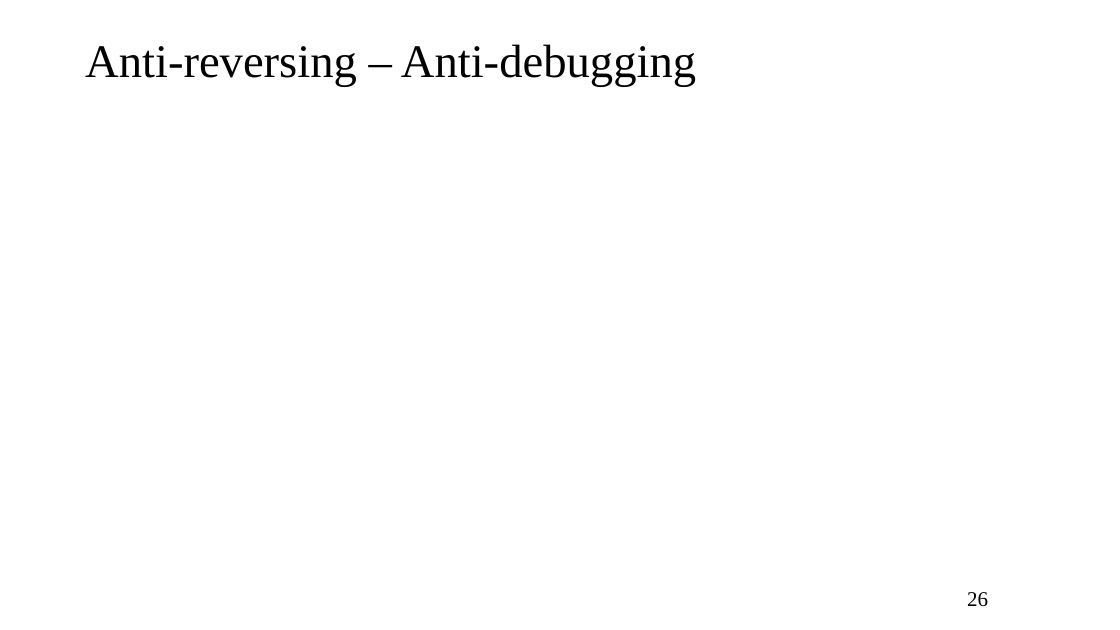
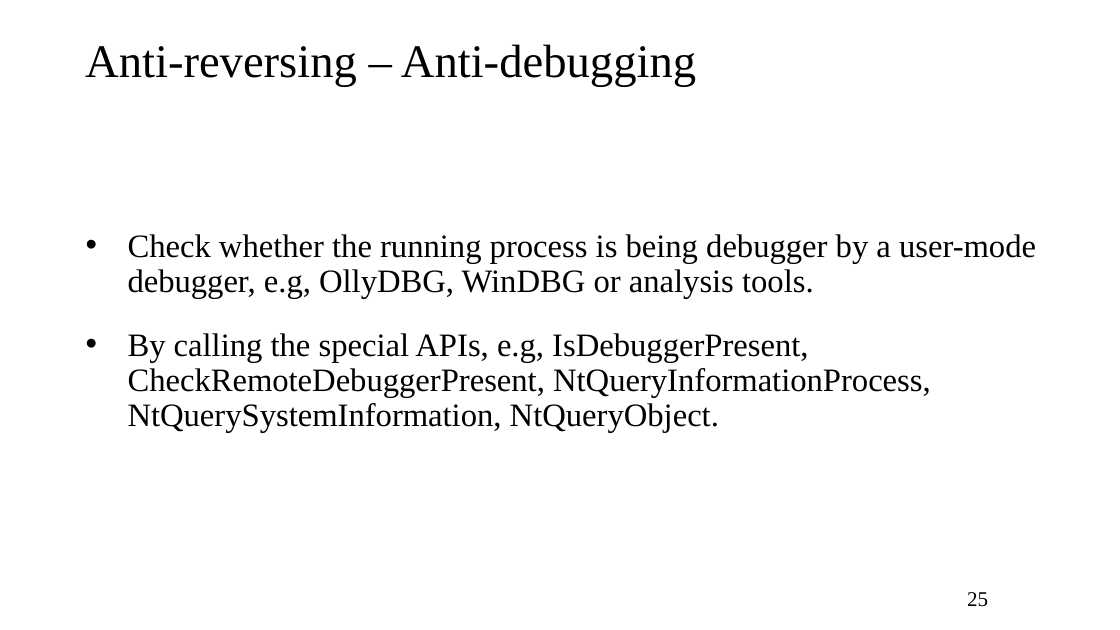
Before and after one commit to bntam/LVTN, a slide deck: slide 25 of Slide/k11-virus-Phong-v1.1.ppt (slide 26 before the commit). Drawn at 1120x630 pixels with LibreOffice and Linux fonts; fonts in the diff are those of the drawing. Boxes give left, top, right and bottom in pixels: in the first picture for what was removed or moved away, otherwise in the second. Text is boxed around its words. In the diff, an @@ line names an element or a change of style, - is before the commit and + after.

```diff
--- a/Slide/k11-virus-Phong-v1.1.ppt
+++ b/Slide/k11-virus-Phong-v1.1.ppt
@@ text added at [128, 234, 1036, 433], 28 pt, text #000000 @@
+• Check whether the running process is being debugger by a user-mode debugger, e.g, OllyDBG, WinDBG or analysis tools.
+• By calling the special APIs, e.g, IsDebuggerPresent, CheckRemoteDebuggerPresent, NtQueryInformationProcess, NtQuerySystemInformation, NtQueryObject.
@@ page number at [967, 592, 988, 607]: text changed @@
-26
+25
```
Also in this commit, not shown: 15 other slides changed, 3 slides added, 4 slides removed.
